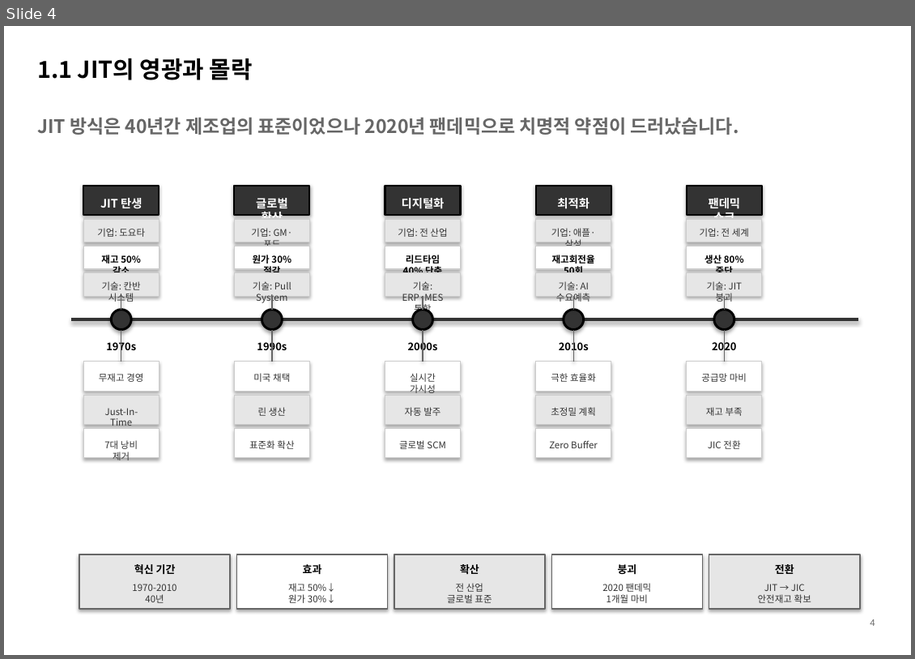
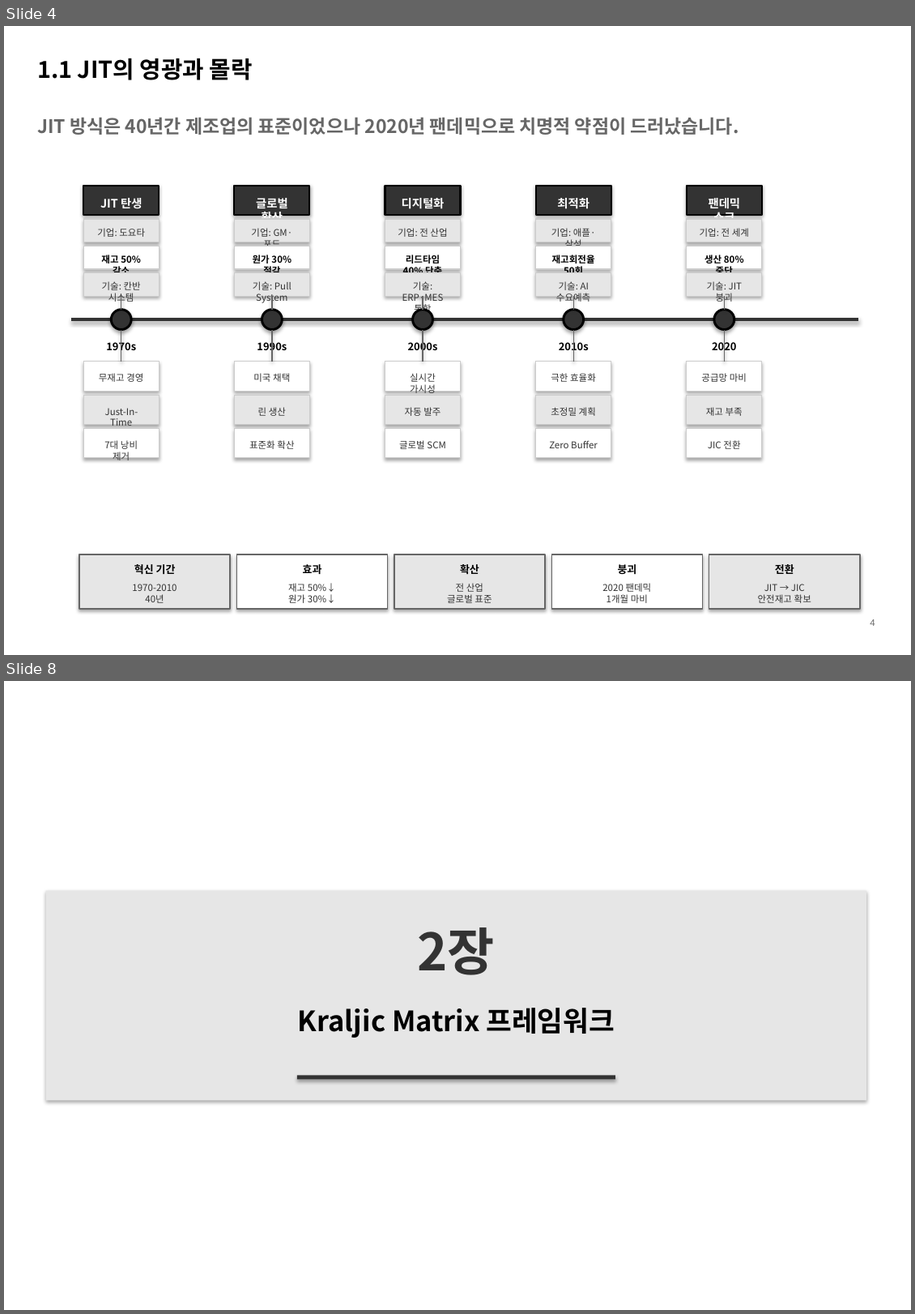
Before and after one commit to TurtleLEE-teacher/Kraljic_Course, a slide deck: Part1_Session1_StrategicInventory.pptx. Shown one above the other, each under a label of ours: slide 4 before the commit, slides 4 and 8 after it; the slides between them are not shown. The pictures are 915x659 and 915x1314 pixels, drawn with LibreOffice and Linux fonts; fonts in the diff are those of the drawing. Boxes give left, top, right and bottom in pixels: in the first picture for what was removed or moved away, otherwise in the second. Text is boxed around its words. In the diff, an @@ line names an element or a change of style, - is before the commit and + after.

```diff
--- a/Part1_Session1_StrategicInventory.pptx
+++ b/Part1_Session1_StrategicInventory.pptx
@@ slide 8 added at bbox=[4, 681, 911, 1310], background #FFFFFF @@
@@ rectangle added at bbox=[46, 891, 867, 1100], fill #E6E6E6 @@
@@ text added at bbox=[418, 927, 495, 975], 44 pt, text #333333, bold @@
+2장
@@ text added at bbox=[298, 1007, 615, 1037], 24 pt, text #000000, bold @@
+Kraljic Matrix 프레임워크
@@ rectangle added at bbox=[297, 1075, 616, 1079], fill #333333 @@
```
Also in this commit, not shown: 1 slide changed, 5 other slides added, 1 other file.
